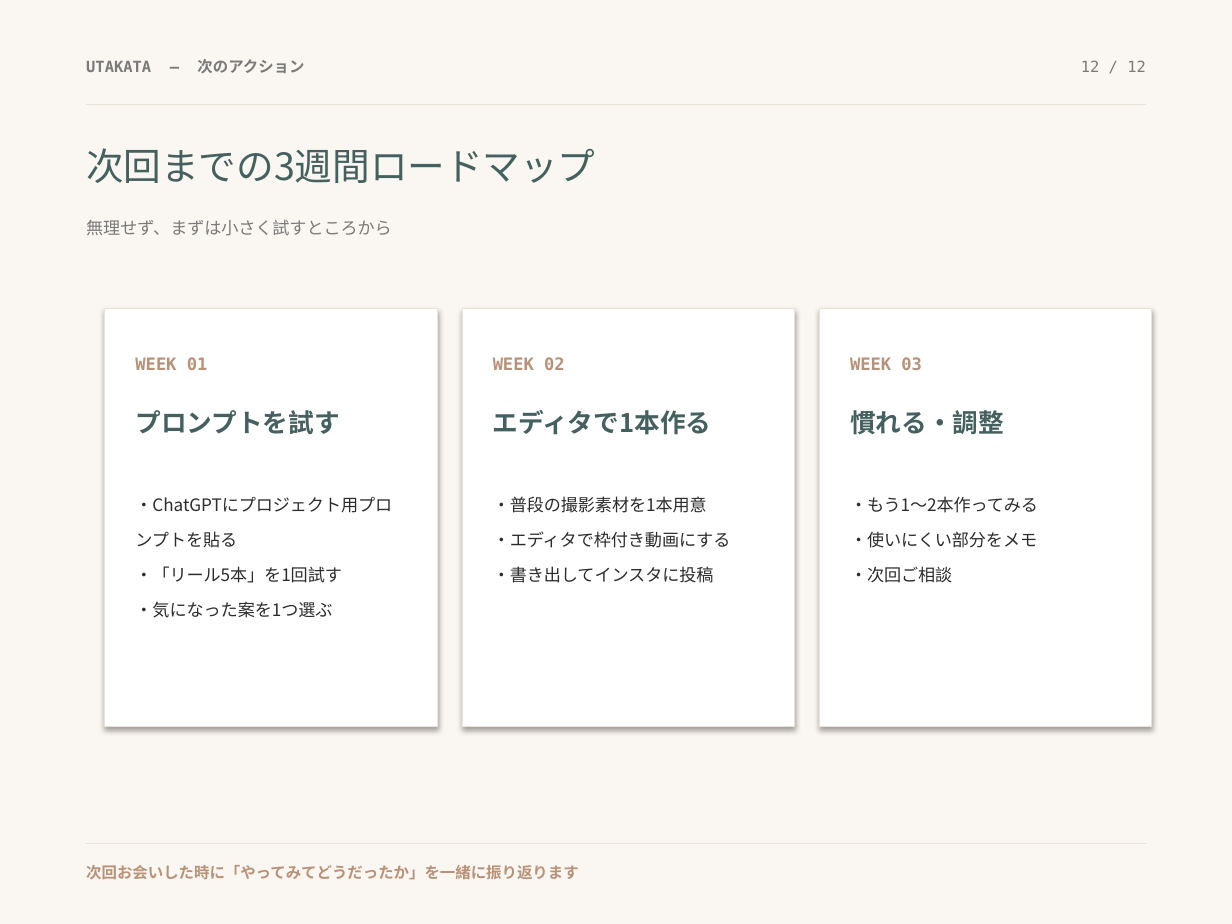
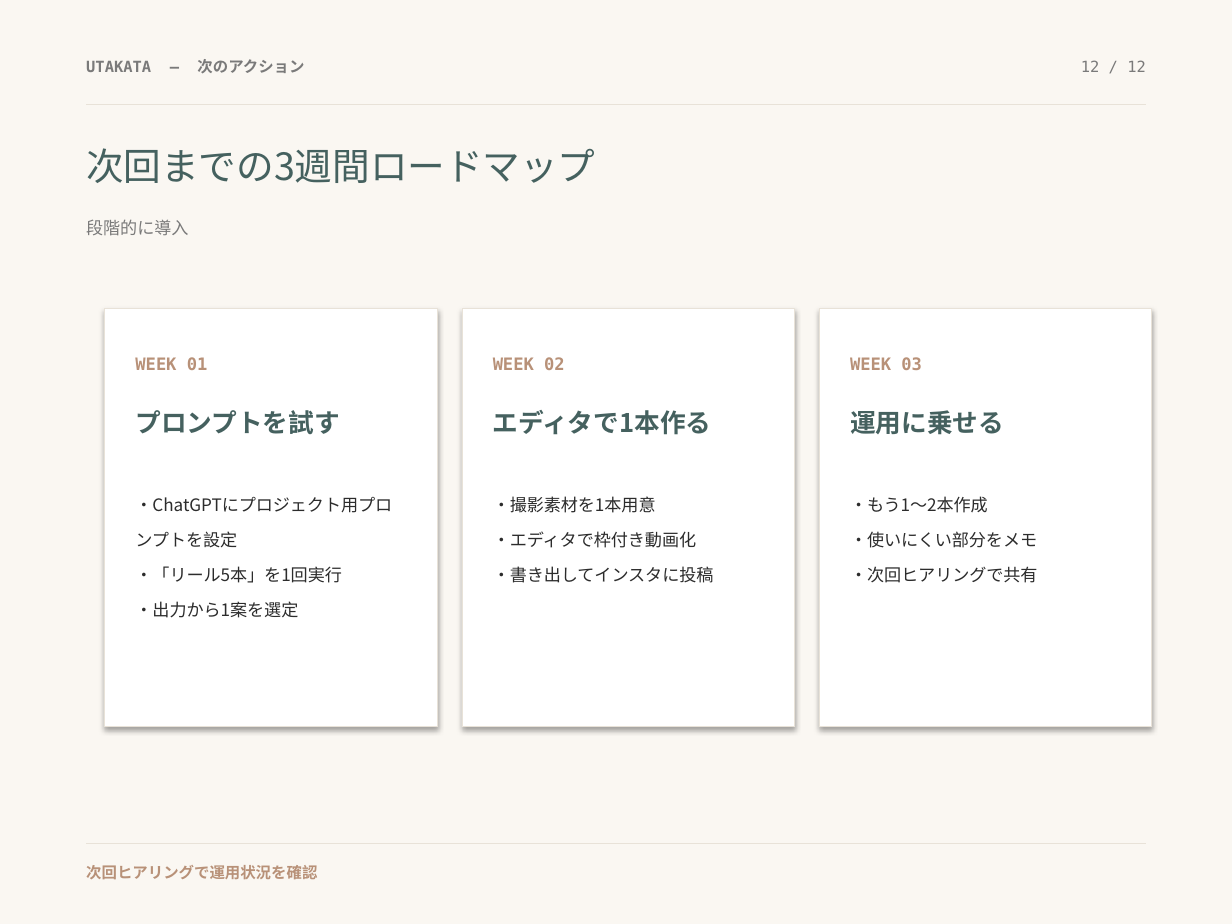
Before and after one commit to yamada-netizen/utakata-subtitle, a slide deck: slide 12 of salon-slides.pptx. Drawn at 1232x924 pixels with LibreOffice and Linux fonts; fonts in the diff are those of the drawing. Boxes give left, top, right and bottom in pixels: in the first picture for what was removed or moved away, otherwise in the second. Text is boxed around its words. In the diff, an @@ line names an element or a change of style, - is before the commit and + after.

```diff
--- a/salon-slides.pptx
+++ b/salon-slides.pptx
@@ text at <box>86,219,188,236</box>: text changed @@
-無理せず、まずは小さく試すところから
+段階的に導入
@@ text at <box>850,410,1004,435</box>: text changed @@
-慣れる・調整
+運用に乗せる
@@ text at <box>135,497,392,618</box>: text changed @@
-・ChatGPTにプロジェクト用プロンプトを貼る
-・「リール5本」を1回試す
-・気になった案を1つ選ぶ
+・ChatGPTにプロジェクト用プロンプトを設定
+・「リール5本」を1回実行
+・出力から1案を選定
@@ text at <box>493,496,696,548</box>: text changed @@
-・普段の撮影素材を1本用意
-・エディタで枠付き動画にする
+・撮影素材を1本用意
+・エディタで枠付き動画化
@@ text at <box>850,496,988,513</box>: text changed @@
-・もう1〜2本作ってみる
+・もう1〜2本作成
@@ text at <box>850,566,1038,583</box>: text changed @@
-・次回ご相談
+・次回ヒアリングで共有
@@ text at <box>86,865,317,880</box>: text changed @@
-次回お会いした時に「やってみてどうだったか」を一緒に振り返ります
+次回ヒアリングで運用状況を確認
```
Also in this commit, not shown: 11 other slides changed, 1 slide added, 1 slide removed, 2 other files.
